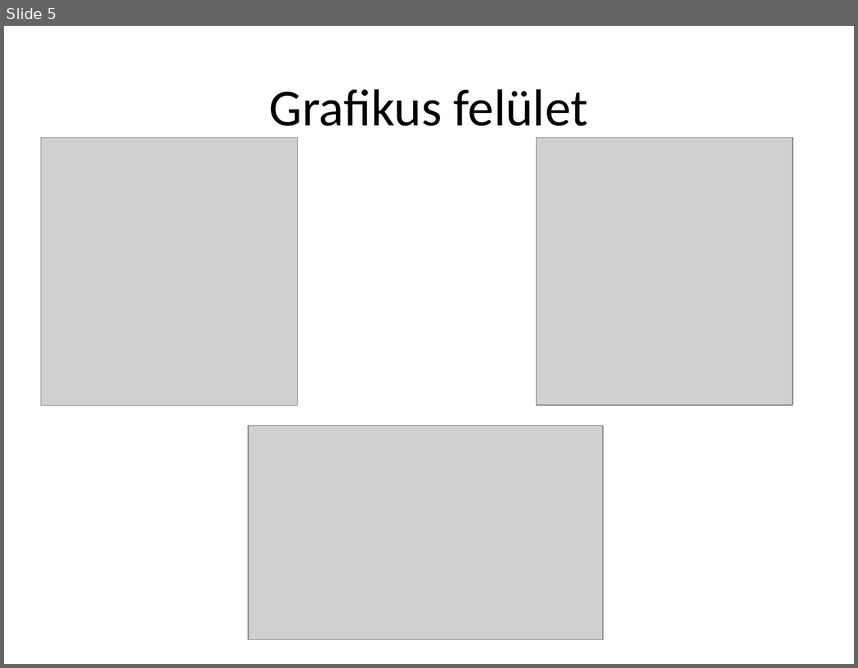
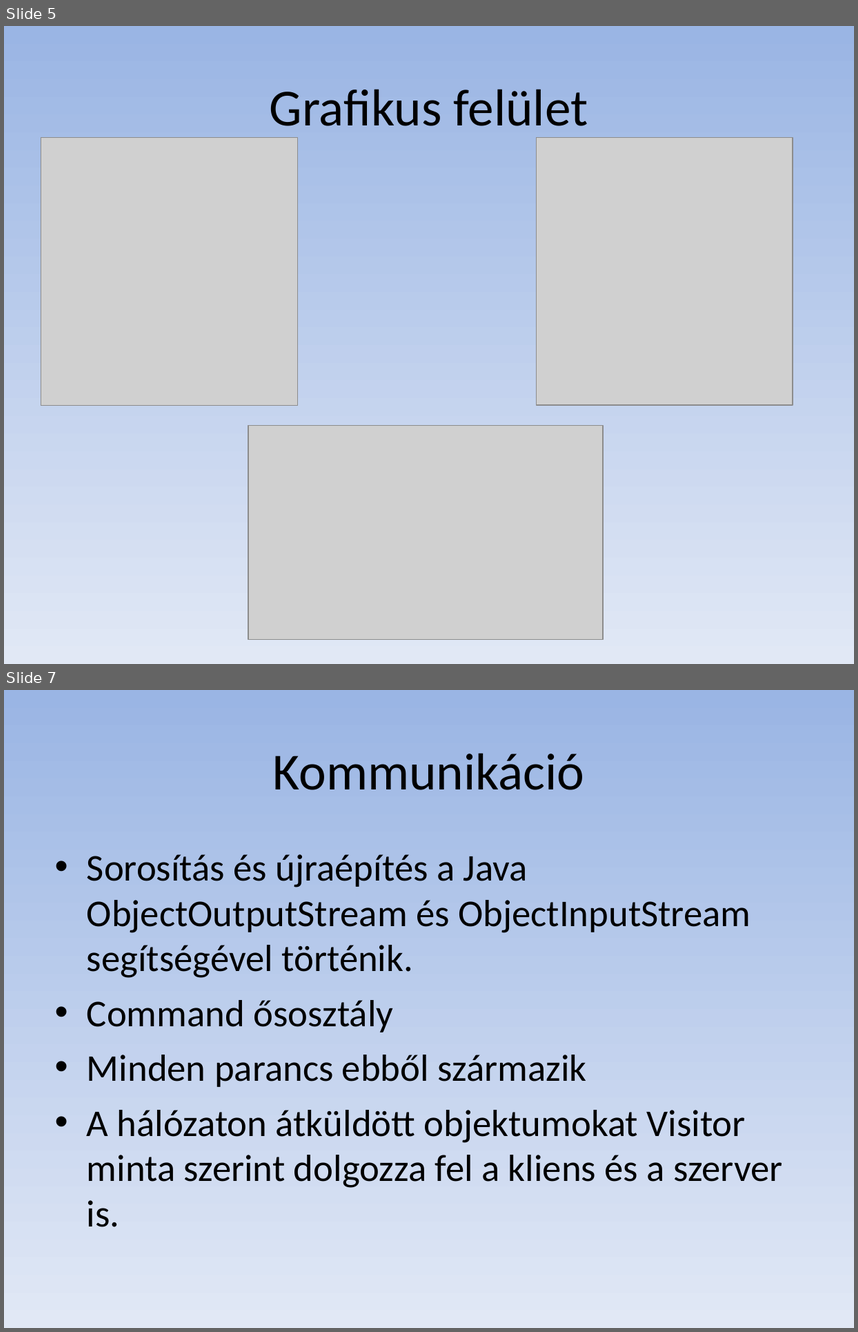
Before and after one commit to tbilles/Risk, a slide deck: doc/Risk_presentation.ppt. Shown one above the other, each under a label of ours: slide 5 before the commit, slides 5 and 7 after it; the slides between them are not shown. The pictures are 858x668 and 858x1332 pixels, drawn with LibreOffice and Linux fonts; fonts in the diff are those of the drawing; grey boxes stand for pictures. Boxes give left, top, right and bottom in pixels: in the first picture for what was removed or moved away, otherwise in the second. Text is boxed around its words. In the diff, an @@ line names an element or a change of style, - is before the commit and + after.

```diff
--- a/doc/Risk_presentation.ppt
+++ b/doc/Risk_presentation.ppt
@@ slide 7 added at [4, 690, 854, 1328], background gradient #9AB5E4 to #E1E8F5 @@
@@ title added at [273, 753, 585, 790], 44 pt, text #000000 @@
+Kommunikáció
@@ text added at [87, 854, 783, 1227], 32 pt, text #000000 @@
+• Sorosítás és újraépítés a Java ObjectOutputStream és ObjectInputStream segítségével történik.
+• Command ősosztály
+• Minden parancs ebből származik
+• A hálózaton átküldött objektumokat Visitor minta szerint dolgozza fel a kliens és a szerver is.
@@ slide 5 changed as well @@
@@ background #FFFFFF to gradient #9AB5E4 to #E1E8F5 @@
```
Also in this commit, not shown: 7 other slides changed, 2 other slides added.
